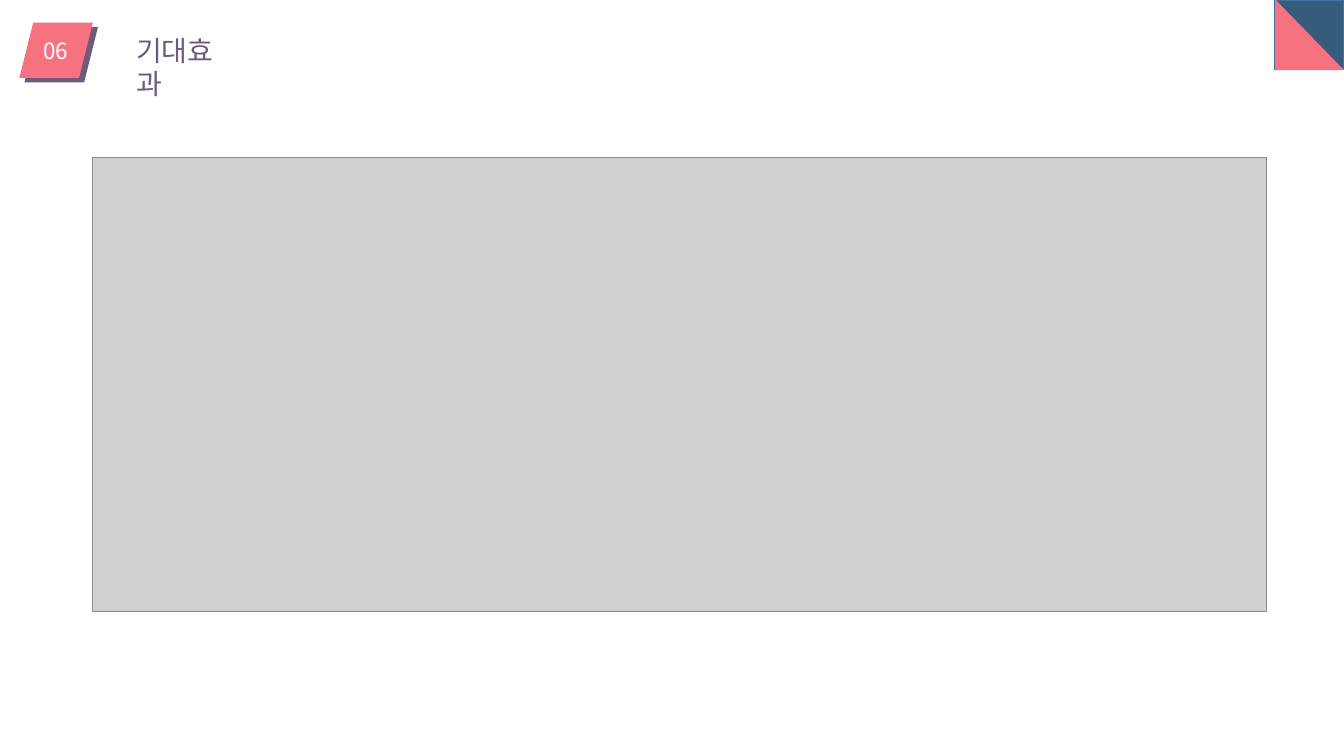
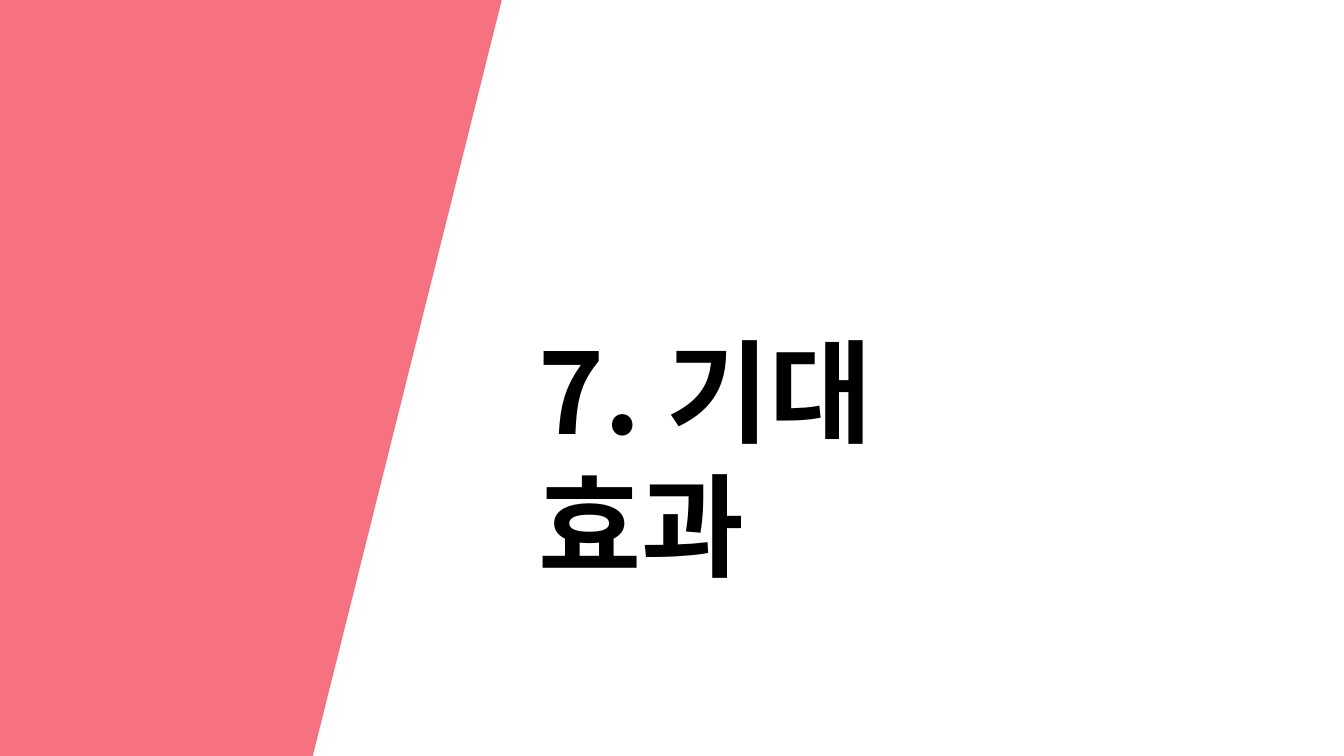
Before and after one commit to dgsw-2019-hackathon/J_B_H_AirConditioner, a slide deck: slide 29 of pptFile/ppt.pptx (slide 21 before the commit). Drawn at 1344x756 pixels with LibreOffice and Linux fonts; fonts in the diff are those of the drawing; grey boxes stand for pictures. Boxes give left, top, right and bottom in pixels: in the first picture for what was removed or moved away, otherwise in the second. Text is boxed around its words. In the diff, an @@ line names an element or a change of style, - is before the commit and + after.

```diff
--- a/pptFile/ppt.pptx
+++ b/pptFile/ppt.pptx
@@ parallelogram added at <box>0,0,504,756</box>, fill #F67280 @@
@@ parallelogram removed at <box>19,23,93,79</box> @@
@@ parallelogram removed at <box>24,27,98,83</box> @@
@@ rectangle removed at <box>1275,0,1344,69</box> @@
@@ right triangle removed at <box>1275,0,1344,70</box> @@
@@ text removed at <box>43,42,68,59</box> @@
-06
@@ picture removed at <box>93,157,1267,612</box> @@
@@ text at <box>538,340,872,578</box>: text changed; size 20 to 80 pt; text colour #6C5B7B to #000000; bold on @@
-기대효과
+7. 기대 효과
```
Also in this commit, not shown: 13 other slides changed, 15 slides added, 6 slides removed.
